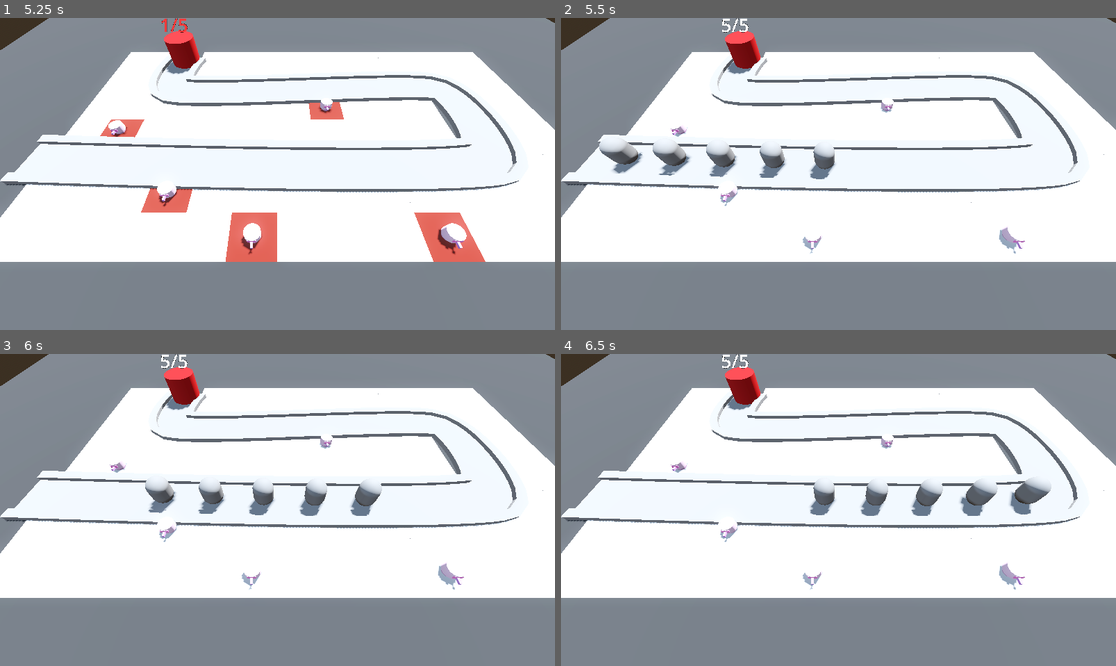
Above: before the commit, frames 1-4 (two rows, left to right).
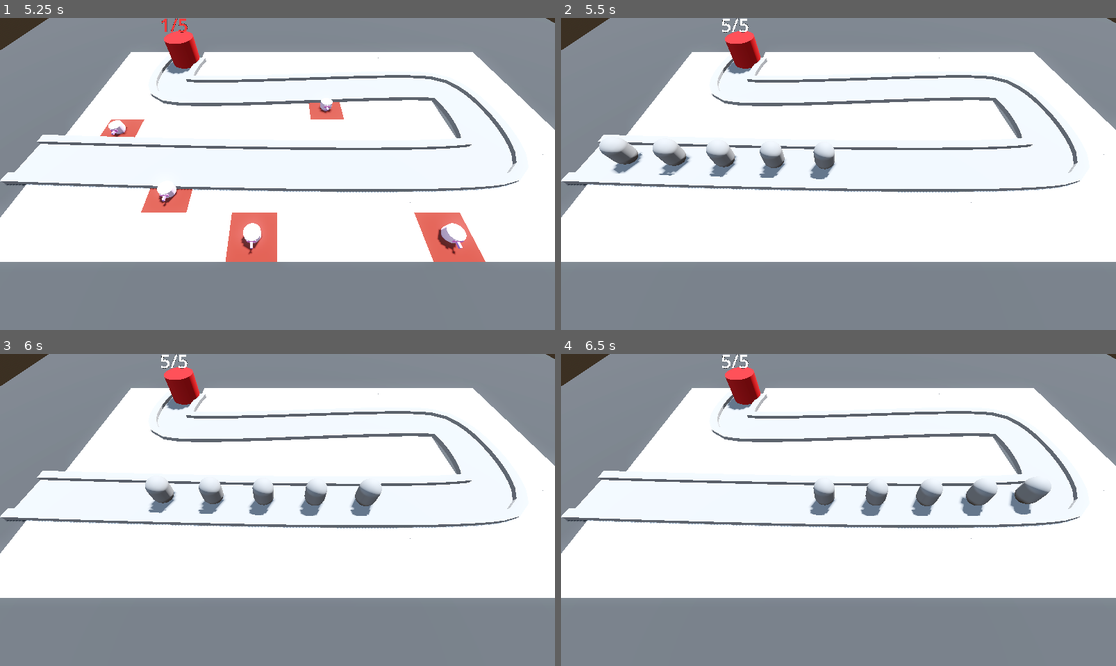
Above: after the commit, the same moments.

Repository: laoniutoushx/TD-demo-2024-04-03
Game: Godot game, scene res://BaseLevel.tscn
Two runs of this game, one before a commit and one after it. Both use one fixed random seed, a clock stepped at 60 frames per second and the inputs below.
Inputs (mouse positions are in pixels of both pictures, inside the frame that each line leads up to):
- Up to frame 1 (5.25 s): move the mouse to (399, 158) at 0.52 s; press the mouse at (399, 158) at 0.53 s; move the mouse to (166, 189) at 1.27 s; release the mouse at (166, 189) at 1.28 s; click (166, 189) at 1.35 s; move the mouse to (333, 105) at 2.02 s; press the mouse at (333, 105) at 2.03 s; move the mouse to (249, 236) at 2.77 s; release the mouse at (249, 236) at 2.78 s; click (249, 236) at 2.85 s; move the mouse to (444, 220) at 3.52 s; press the mouse at (444, 220) at 3.53 s; move the mouse to (111, 127) at 4.27 s; release the mouse at (111, 127) at 4.28 s; click (111, 127) at 4.35 s; move the mouse to (305, 174) at 5.02 s; press the mouse at (305, 174) at 5.03 s
- Up to frame 2 (5.5 s): no input
- Up to frame 3 (6 s): move the mouse to (194, 432) at 5.77 s; release the mouse at (194, 432) at 5.78 s; click (194, 432) at 5.85 s
- Up to frame 4 (6.5 s): no input

Frame 1 is identical in both runs. In frame 2, 0.5% of the frame differs, in the area x 19-84%, y 26-76%; in frame 3, 0.5%; in frame 4, 0.5%.

Commit message:
turret manager

Diff:
--- a/BaseLevel.tscn
+++ b/BaseLevel.tscn
@@ -1,9 +1,11 @@
-[gd_scene load_steps=12 format=3 uid="uid://b6x0ifedubj2s"]
+[gd_scene load_steps=14 format=3 uid="uid://b6x0ifedubj2s"]
 
 [ext_resource type="MeshLibrary" uid="uid://bw4gbnnfbaej7" path="res://MeshLibraries/SpaceLibrary.tres" id="1_a0syg"]
 [ext_resource type="PackedScene" uid="uid://boulaxdrcplpg" path="res://RayPickerCamera/ray_picker_camera.tscn" id="1_bukvs"]
 [ext_resource type="PackedScene" uid="uid://cjgsocu8i6efm" path="res://Enemy/enemy.tscn" id="2_rn0o8"]
 [ext_resource type="PackedScene" uid="uid://cym641yvamusq" path="res://Enemy/base.tscn" id="3_5py46"]
+[ext_resource type="Script" path="res://Turret/TurretManager.gd" id="5_shbca"]
+[ext_resource type="PackedScene" uid="uid://cru16mbhnwx85" path="res://Turret/turret.tscn" id="6_kt8rc"]
 
 [sub_resource type="ProceduralSkyMaterial" id="ProceduralSkyMaterial_oopyi"]
 sky_horizon_color = Color(0.64625, 0.65575, 0.67075, 1)
@@ -48,8 +50,9 @@
 transform = Transform3D(1, 0, 0, 0, 1, 0, 0, 0, 1, 0, -1, 0)
 mesh = SubResource("BoxMesh_35lo2")
 
-[node name="RayPickerCamera" parent="." node_paths=PackedStringArray("grid_map") instance=ExtResource("1_bukvs")]
+[node name="RayPickerCamera" parent="." node_paths=PackedStringArray("grid_map", "turret_manager") instance=ExtResource("1_bukvs")]
 grid_map = NodePath("../GridMap")
+turret_manager = NodePath("../TurretManager")
 
 [node name="GridMap" type="GridMap" parent="."]
 mesh_library = ExtResource("1_a0syg")
@@ -137,3 +140,7 @@
 speed = 20
 
 [node name="Base" parent="." instance=ExtResource("3_5py46")]
+
+[node name="TurretManager" type="Node3D" parent="."]
+script = ExtResource("5_shbca")
+turret = ExtResource("6_kt8rc")
--- a/RayPickerCamera/ray_picker_camera.gd
+++ b/RayPickerCamera/ray_picker_camera.gd
@@ -2,11 +2,7 @@
 
 @onready var ray_cast_3d: RayCast3D = $RayCast3D
 @export var grid_map: GridMap
-@export var turrent: PackedScene
-
-
-
-
+@export var turret_manager: Node3D
 
 
 # Called every frame. 'delta' is the elapsed time since the previous frame.
@@ -29,7 +25,7 @@
 				var cell =  grid_map.local_to_map(point)
 				if grid_map.get_cell_item(cell) == 0:
 					grid_map.set_cell_item(cell, 1)
-					TM.build_turret(turrent, grid_map.map_to_local(cell), null)
+					turret_manager.build_turret(grid_map.map_to_local(cell), null)
 
 	else:
 		Input.set_default_cursor_shape(Input.CURSOR_ARROW)
--- a/RayPickerCamera/ray_picker_camera.tscn
+++ b/RayPickerCamera/ray_picker_camera.tscn
@@ -1,12 +1,10 @@
-[gd_scene load_steps=3 format=3 uid="uid://boulaxdrcplpg"]
+[gd_scene load_steps=2 format=3 uid="uid://boulaxdrcplpg"]
 
 [ext_resource type="Script" path="res://RayPickerCamera/ray_picker_camera.gd" id="1_abr1g"]
-[ext_resource type="PackedScene" uid="uid://cru16mbhnwx85" path="res://Turret/turret.tscn" id="2_rkrqp"]
 
 [node name="RayPickerCamera" type="Camera3D"]
 transform = Transform3D(1, 0, 0, 0, 0.551937, 0.833886, 0, -0.833886, 0.551937, -4, 16.8, 19)
 script = ExtResource("1_abr1g")
-turrent = ExtResource("2_rkrqp")
 
 [node name="RayCast3D" type="RayCast3D" parent="."]
 target_position = Vector3(0, 0, -2)
--- a/Turret/TurretManager.gd
+++ b/Turret/TurretManager.gd
@@ -1,8 +1,9 @@
 extends Node3D
 class_name TurretManager
 
+@export var turret: PackedScene
 
-func build_turret(turret: PackedScene, position: Vector3, turret_code) -> void:
+func build_turret(position: Vector3, turret_code) -> void:
 	var new_turret = turret.instantiate()
 	new_turret.global_position = position
 	add_child(new_turret)
--- a/project.godot
+++ b/project.godot
@@ -15,10 +15,6 @@
 config/features=PackedStringArray("4.2", "Forward Plus")
 config/icon="res://icon.svg"
 
-[autoload]
-
-TM="*res://Turret/TurretManager.gd"
-
 [dotnet]
 
 project/assembly_name="Barbarian Blaster"
